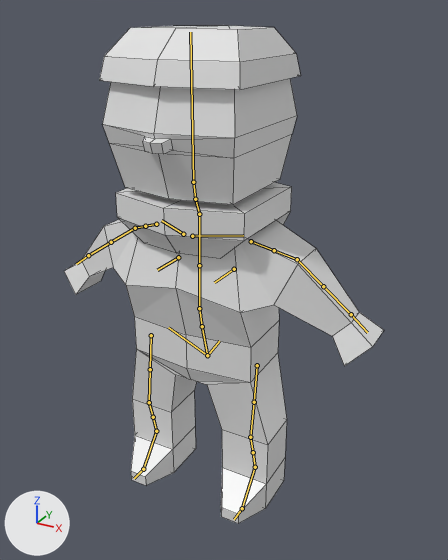
One commit to the Blender file assets/rescuee.blend: the scene before it, then after it.
Camera for both pictures: a camera (50 mm lens) standing at (1.083, -1.781, 1.828) and looking at (0.072, 0.057, 0.909). The lights are fixed; the arrows at lower left show +X, +Y and +Z. The bones that bend it are drawn over the model as lines. Mesh edges are drawn as thin lines.

In view in the first picture: 'Rescuee.001'.
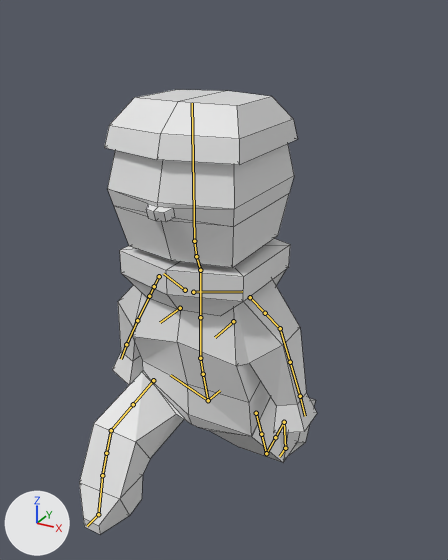
The newer file adds an action. The first version stands in its rest pose; the second is drawn at frame 4 of the action 'Walking'.

Location of each change, (x1, y1, x2, y2) in pixels of the pictures (448 x 560 px):
'Rescuee.001', posed (26% narrower, 11% shorter): before (64, 26, 384, 523); after (79, 90, 317, 534)

The change, as a diff of the scene's bpy script:
```diff
--- a/assets/rescuee.blend.py
+++ b/assets/rescuee.blend.py
@@ bone_torso @@
 bone_torso = bpy.data.objects['Rescuee'].pose.bones['torso']  # child of 'MCH-torso.parent'
-bone_torso.location = (0.0, 0.0, 0.0)
+bone_torso.location = (0.0, 0.0, -0.212)
@@ bone_hand_ik_l @@
 bone_hand_ik_l = bpy.data.objects['Rescuee'].pose.bones['hand_ik.L']  # child of 'MCH-hand_ik.parent.L'
-bone_hand_ik_l.location = (0.0, 0.0, 0.0)
-bone_hand_ik_l.rotation_quaternion = (1.0, 0.0, 0.0, 0.0)  # degrees (0, 0, 0)
+bone_hand_ik_l.location = (0.19, -0.001, 0.077)
+bone_hand_ik_l.rotation_quaternion = (0.931, 0.136, -0.036, -0.336)  # degrees (16, 1, -39)
@@ bone_hand_ik_r @@
 bone_hand_ik_r = bpy.data.objects['Rescuee'].pose.bones['hand_ik.R']  # child of 'MCH-hand_ik.parent.R'
-bone_hand_ik_r.location = (0.0, 0.0, 0.0)
-bone_hand_ik_r.rotation_quaternion = (1.0, 0.0, 0.0, 0.0)  # degrees (0, 0, 0)
+bone_hand_ik_r.location = (-0.19, -0.001, 0.077)
+bone_hand_ik_r.rotation_quaternion = (0.931, 0.136, 0.036, 0.336)  # degrees (16, -1, 39)
@@ bone_foot_ik_l @@
 bone_foot_ik_l = bpy.data.objects['Rescuee'].pose.bones['foot_ik.L']  # child of 'MCH-foot_ik.parent.L'
-bone_foot_ik_l.location = (0.0, 0.0, 0.0)
+bone_foot_ik_l.location = (0.0, 0.426, -0.005)
@@ bone_foot_heel_ik_l @@
 bone_foot_heel_ik_l = bpy.data.objects['Rescuee'].pose.bones['foot_heel_ik.L']  # child of 'foot_spin_ik.L'
 bone_foot_heel_ik_l.rotation_mode = 'ZXY'
-bone_foot_heel_ik_l.rotation_euler = (0.0, 0.0, 0.0)  # degrees (0, 0, 0)
+bone_foot_heel_ik_l.rotation_euler = (0.925, 0.0, 0.0)  # degrees (53, 0, 0)
@@ bone_foot_ik_r @@
 bone_foot_ik_r = bpy.data.objects['Rescuee'].pose.bones['foot_ik.R']  # child of 'MCH-foot_ik.parent.R'
-bone_foot_ik_r.location = (0.0, 0.0, 0.0)
+bone_foot_ik_r.location = (0.0, -0.298, 0.0)
@@ bone_foot_heel_ik_r @@
 bone_foot_heel_ik_r = bpy.data.objects['Rescuee'].pose.bones['foot_heel_ik.R']  # child of 'foot_spin_ik.R'
 bone_foot_heel_ik_r.rotation_mode = 'ZXY'
-bone_foot_heel_ik_r.rotation_euler = (0.0, 0.0, 0.0)  # degrees (0, 0, 0)
+bone_foot_heel_ik_r.rotation_euler = (0.471, 0.0, 0.0)  # degrees (27, 0, 0)
```
